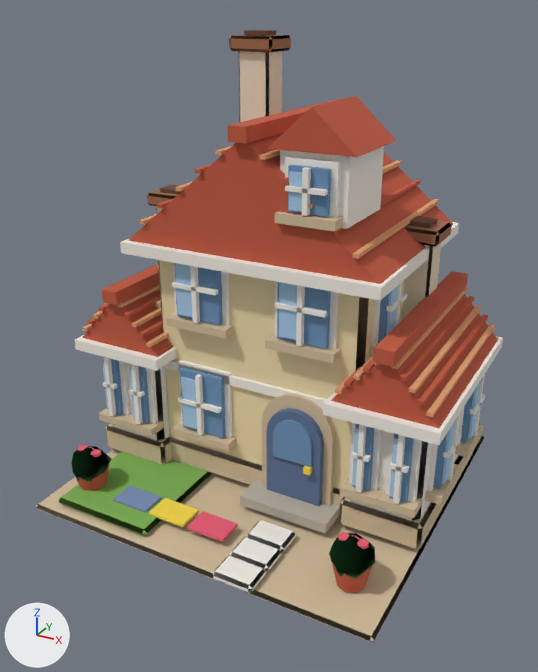
The glTF model assets/models/school.glb as it was, and as the next commit left it.
Before and after are seen from a camera (50 mm lens) standing at (0.718, -1.338, 1.026) and looking at (0.009, -0.05, 0.382). The lights are fixed; the arrows at lower left show +X, +Y and +Z. The first picture is the older version. Where no turn or scale is listed for an object, it has been applied to the vertices. Vertices at exactly the same position are counted once.

The first picture shows 'school'.
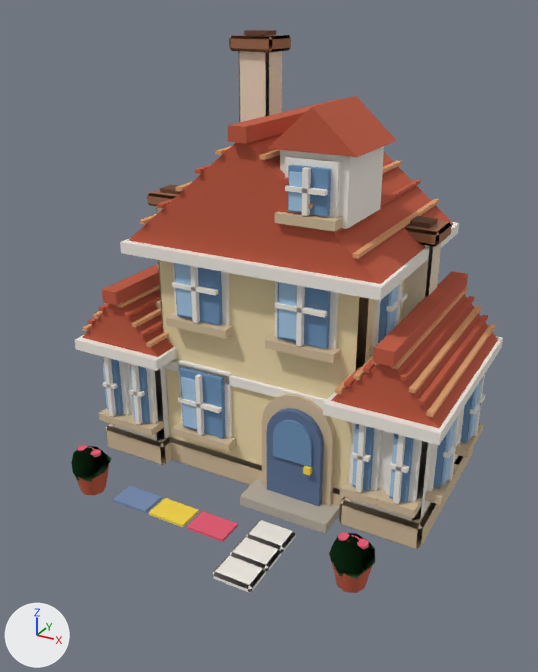
The newer file is also turned or shifted as a whole; pictures and numbers use the older file's frame.

Where the change shows, as pixel boxes (x1, y1, x2, y2) in the pictures (538 x 672 px):
```json
{"object": "school", "change": "reshaped", "before": [36, 30, 503, 642], "after": [71, 30, 503, 593], "on screen": "7% narrower, 8% shorter"}
{"part": 1, "of": "me_school", "change": "deleted", "before": [36, 434, 484, 642], "on screen": "beige"}
{"part": 2, "of": "me_school", "change": "deleted", "before": [58, 452, 213, 536], "on screen": "green"}
```

The change, as JSON lines over the scene's bpy script:
```json
{"block": "me_school", "where": "# used by ob_school; location = (0.0, 0.0, 0.491)"}
{"op": "remove", "block": "me_school", "code": "me_school.from_pydata(...)  # 2572 vertices, 4072 faces; spans x -0.43..0.43, y -0.399..0.399, z -0.491..0.491"}
{"op": "add", "block": "me_school", "code": "me_school.from_pydata(...)  # 2524 vertices, 3984 faces; spans x -0.43..0.43, y -0.399..0.343, z -0.476..0.491"}
{"block": "me_school", "change": "me_school part 1: the loose piece of 24 vertices spanning x -0.403..0.403, y -0.387..0.399, z -0.491..-0.478 is deleted"}
{"block": "me_school", "change": "me_school part 2: the loose piece of 24 vertices spanning x -0.359..-0.113, y -0.362..-0.058, z -0.477..-0.46 is deleted"}
```
